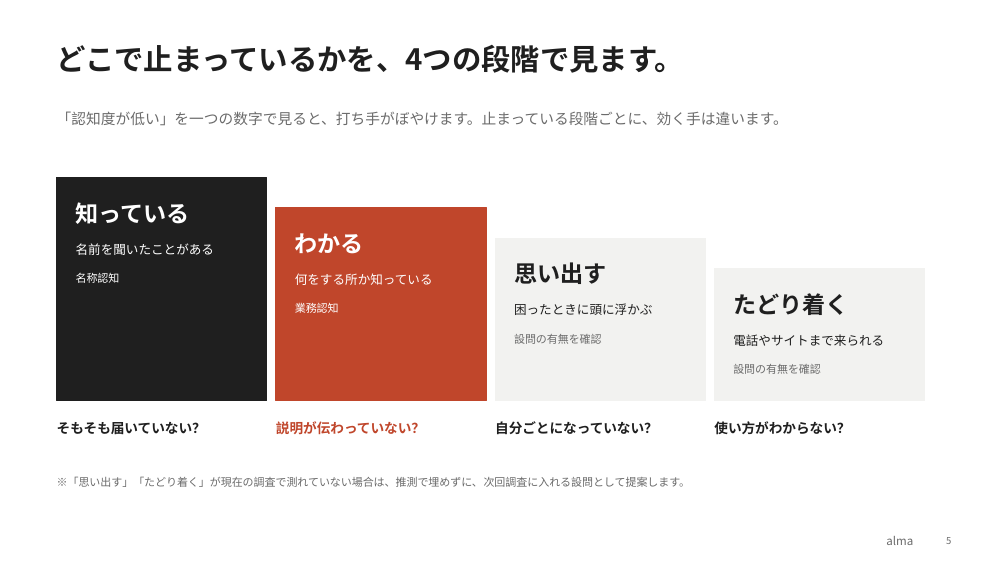
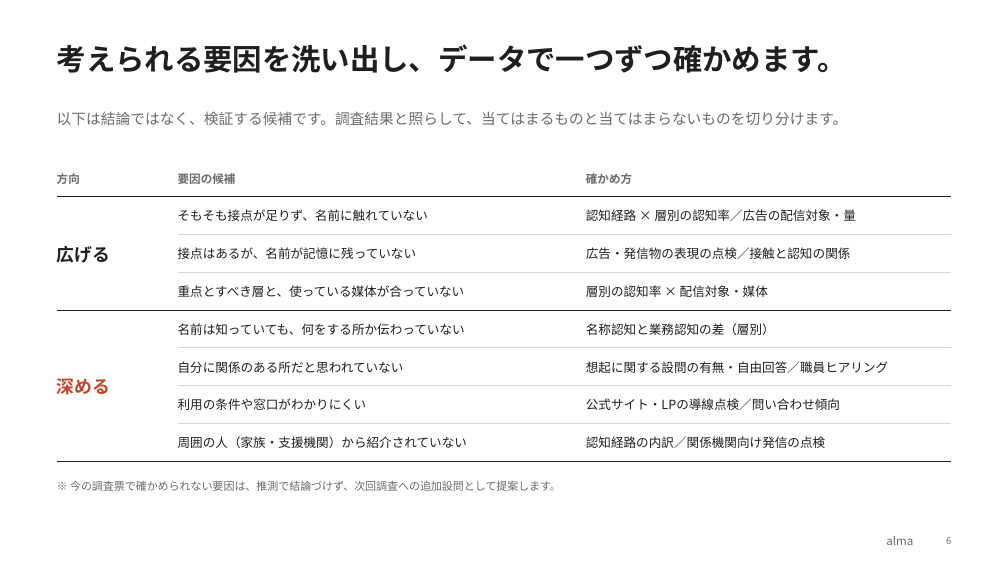
Before and after one commit to araiezes-ai/my-website, a slide deck: slide 6 of proposals/alma_houterasu_proposal_20260930.pptx (slide 5 before the commit). Drawn at 1008x567 pixels with LibreOffice and Linux fonts; fonts in the diff are those of the drawing. Boxes give left, top, right and bottom in pixels: in the first picture for what was removed or moved away, otherwise in the second. Text is boxed around its words. In the diff, an @@ line names an element or a change of style, - is before the commit and + after.

```diff
--- a/proposals/alma_houterasu_proposal_20260930.pptx
+++ b/proposals/alma_houterasu_proposal_20260930.pptx
@@ text at bbox=[57, 44, 847, 73]: text changed @@
-どこで止まっているかを、4つの段階で見ます。
+考えられる要因を洗い出し、データで一つずつ確かめます。
@@ text at bbox=[57, 111, 848, 125]: text changed @@
-「認知度が低い」を一つの数字で見ると、打ち手がぼやけます。止まっている段階ごとに、効く手は違います。
+以下は結論ではなく、検証する候補です。調査結果と照らして、当てはまるものと当てはまらないものを切り分けます。
@@ rectangle removed at bbox=[57, 178, 267, 401] @@
@@ table added at bbox=[57, 166, 951, 452], 8 rows, 3 columns @@
+方向 | 要因の候補 | 確かめ方
+広げる | そもそも接点が足りず、名前に触れていない | 認知経路 × 層別の認知率／広告の配信対象・量
+ | 接点はあるが、名前が記憶に残っていない | 広告・発信物の表現の点検／接触と認知の関係
+ | 重点とすべき層と、使っている媒体が合っていない | 層別の認知率 × 配信対象・媒体
+深める | 名前は知っていても、何をする所か伝わっていない | 名称認知と業務認知の差（層別）
+ | 自分に関係のある所だと思われていない | 想起に関する設問の有無・自由回答／職員ヒアリング
+ | 利用の条件や窓口がわかりにくい | 公式サイト・LPの導線点検／問い合わせ傾向
+ | 周囲の人（家族・支援機関）から紹介されていない | 認知経路の内訳／関係機関向け発信の点検
@@ text removed at bbox=[76, 202, 190, 224] @@
-知っている
@@ rectangle removed at bbox=[276, 208, 486, 401] @@
@@ text removed at bbox=[295, 233, 364, 254] @@
-わかる
@@ rectangle removed at bbox=[495, 238, 706, 401] @@
@@ text removed at bbox=[76, 243, 214, 255] @@
-名前を聞いたことがある
@@ text removed at bbox=[514, 262, 606, 284] @@
-思い出す
@@ rectangle removed at bbox=[715, 268, 925, 401] @@
@@ text removed at bbox=[76, 273, 120, 283] @@
-名称認知
@@ text removed at bbox=[295, 273, 433, 285] @@
-何をする所か知っている
@@ text removed at bbox=[733, 293, 848, 315] @@
-たどり着く
@@ text removed at bbox=[295, 303, 339, 313] @@
-業務認知
@@ text removed at bbox=[514, 303, 652, 315] @@
-困ったときに頭に浮かぶ
@@ text removed at bbox=[514, 334, 602, 344] @@
-設問の有無を確認
@@ text removed at bbox=[733, 334, 884, 346] @@
-電話やサイトまで来られる
@@ text removed at bbox=[733, 364, 821, 374] @@
-設問の有無を確認
@@ text removed at bbox=[57, 422, 206, 435] @@
-そもそも届いていない？
@@ text removed at bbox=[276, 421, 425, 435] @@
-説明が伝わっていない？
@@ text removed at bbox=[495, 421, 658, 435] @@
-自分ごとになっていない？
@@ text removed at bbox=[714, 421, 850, 435] @@
-使い方がわからない？
@@ text at bbox=[70, 481, 561, 491]: text changed @@
-※「思い出す」「たどり着く」が現在の調査で測れていない場合は、推測で埋めずに、次回調査に入れる設問として提案します。
+※ 今の調査票で確かめられない要因は、推測で結論づけず、次回調査への追加設問として提案します。
```
Also in this commit, not shown: 7 other slides changed, 6 slides added, 5 slides removed.
